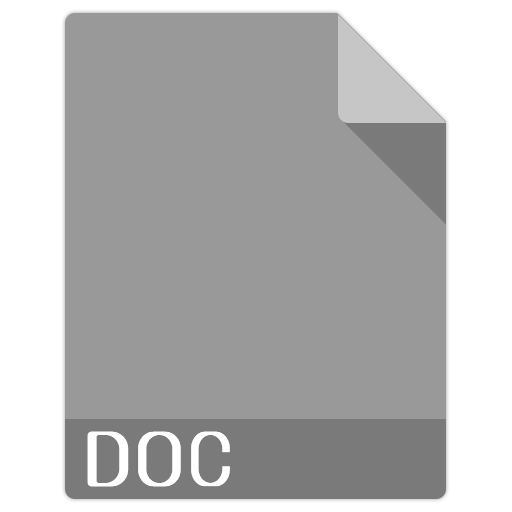
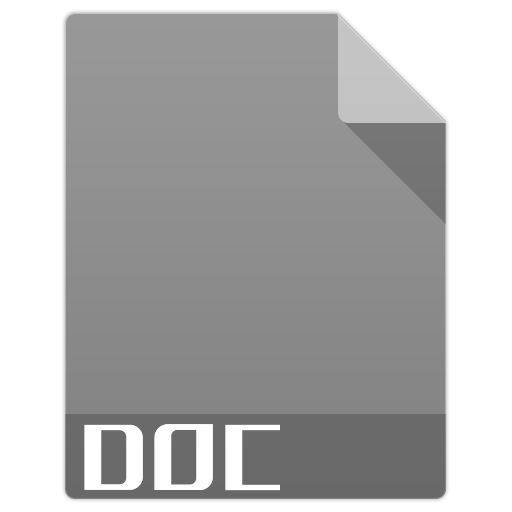
Layer changes from the first 512x512 image to the second:
painted on "Filetype" over box(84, 424, 280, 491)
painted on "Shadow_bottom" over box(65, 414, 446, 433)
added layer "图层 2" (15%) above "Base" over box(65, 13, 446, 499)
